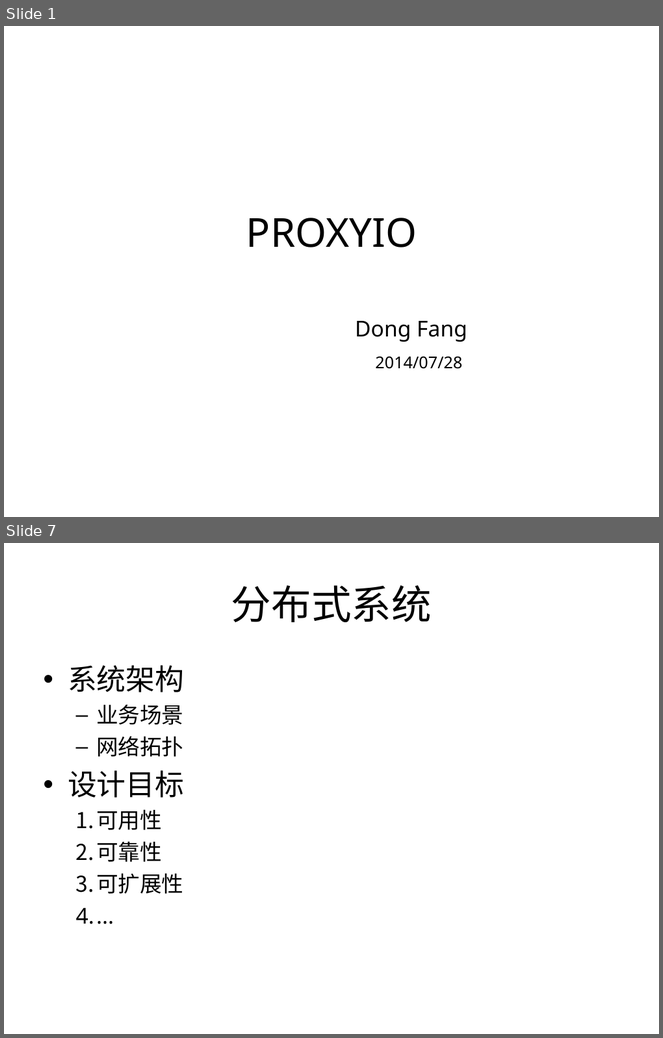
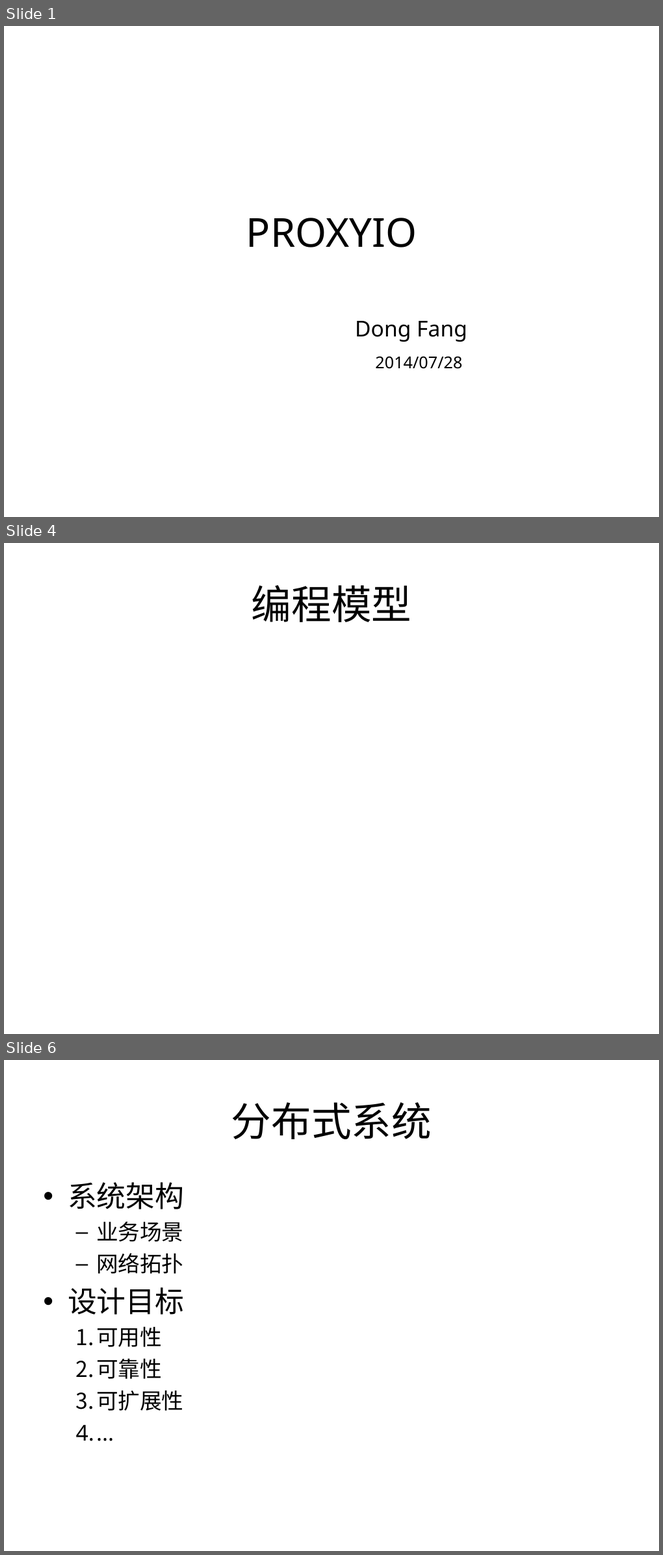
Before and after one commit to proxyio/xio, a slide deck: docs/PROXYIO.ppt. Shown one above the other, each under a label of ours: slides 1 and 7 before the commit, slides 1, 4 and 6 after it; the slides between them are not shown. The pictures are 663x1038 and 663x1555 pixels, drawn with LibreOffice and Linux fonts; fonts in the diff are those of the drawing. Boxes give left, top, right and bottom in pixels: in the first picture for what was removed or moved away, otherwise in the second. Text is boxed around its words. In the diff, an @@ line names an element or a change of style, - is before the commit and + after.

```diff
--- a/docs/PROXYIO.ppt
+++ b/docs/PROXYIO.ppt
@@ slide 4 added at [4,543,659,1034], background #FFFFFF @@
@@ title added at [252,585,412,622], 44 pt, text #000000 @@
+编程模型
@@ what was slide 7 is now slide 6 @@
```
Also in this commit, not shown: 10 slides changed, 3 other slides added, 2 slides removed.
